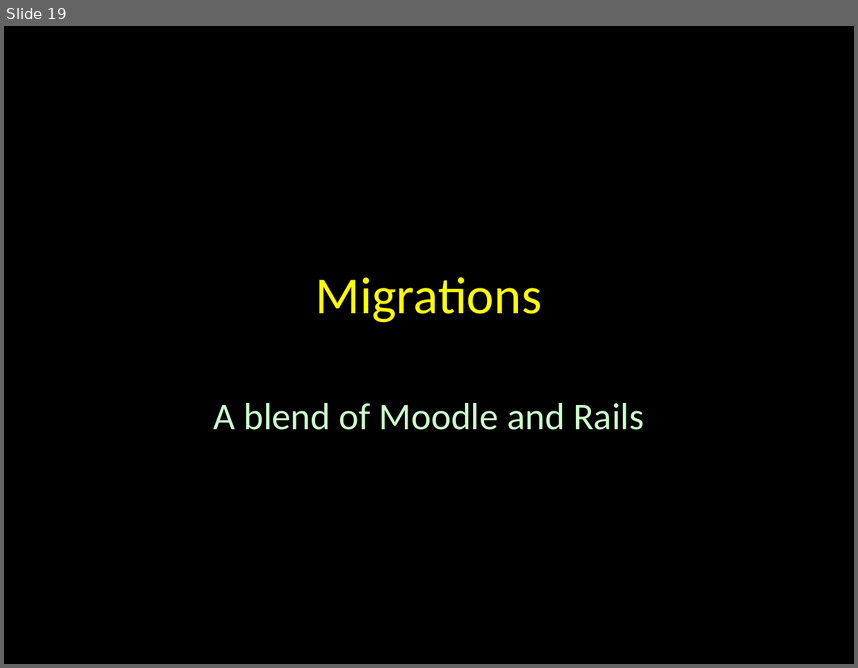
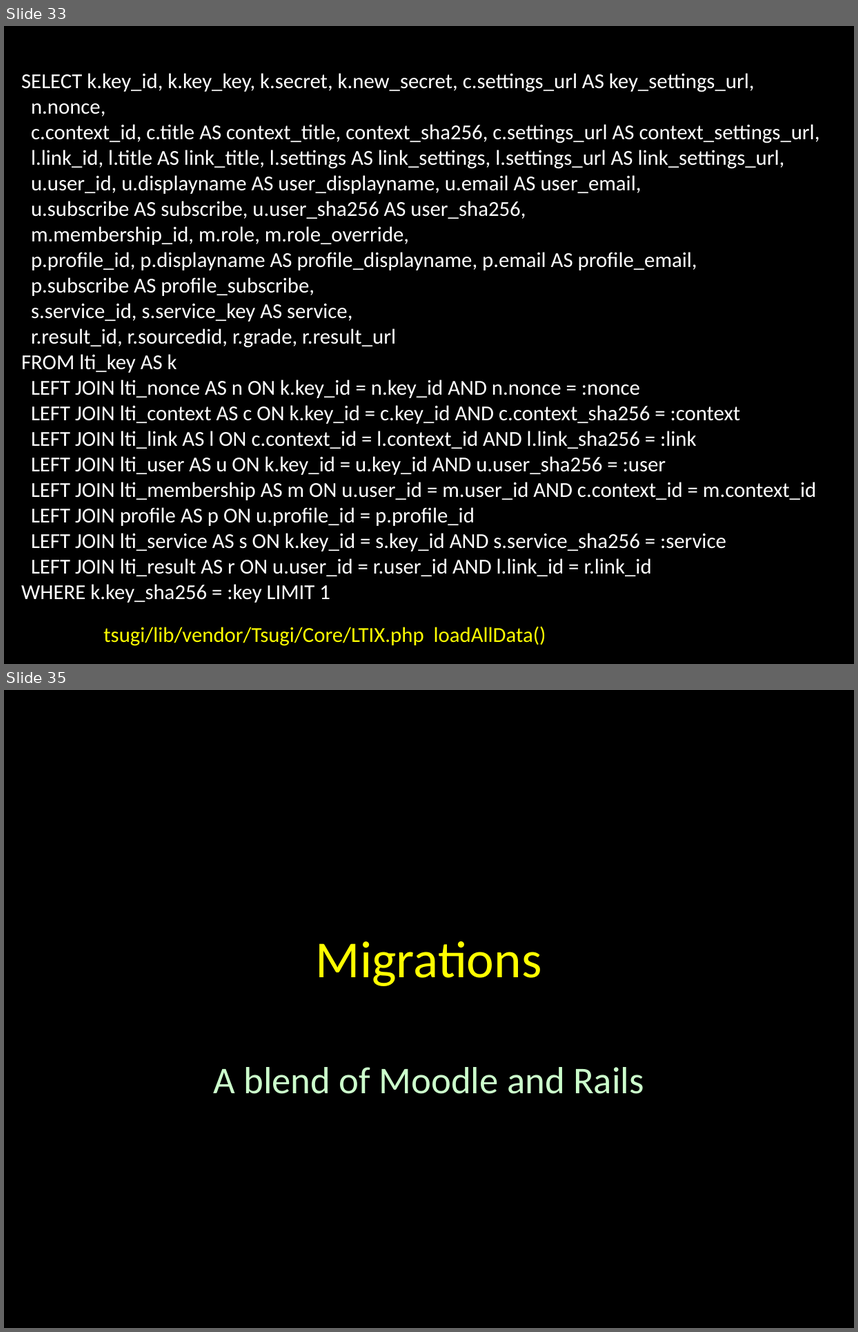
Before and after one commit to tsugiproject/tsugi, a slide deck: docs/lectures/02-Data-Model.pptx. Shown one above the other, each under a label of ours: slide 19 before the commit, slides 33 and 35 after it; the slides between them are not shown. The pictures are 858x668 and 858x1332 pixels, drawn with LibreOffice and Linux fonts; fonts in the diff are those of the drawing. Boxes give left, top, right and bottom in pixels: in the first picture for what was removed or moved away, otherwise in the second. Text is boxed around its words. In the diff, an @@ line names an element or a change of style, - is before the commit and + after.

```diff
--- a/docs/lectures/02-Data-Model.pptx
+++ b/docs/lectures/02-Data-Model.pptx
@@ slide 33 added at <box>4,26,854,664</box>, background #000000 @@
@@ text added at <box>21,73,820,602</box>, 18 pt, text #FFFFFF @@
+SELECT k.key_id, k.key_key, k.secret, k.new_secret, c.settings_url AS key_settings_url,
+n.nonce,
+c.context_id, c.title AS context_title, context_sha256, c.settings_url AS context_settings_url,
+l.link_id, l.title AS link_title, l.settings AS link_settings, l.settings_url AS link_settings_url,
+u.user_id, u.displayname AS user_displayname, u.email AS user_email,
+u.subscribe AS subscribe, u.user_sha256 AS user_sha256,
+m.membership_id, m.role, m.role_override,
+p.profile_id, p.displayname AS profile_displayname, p.email AS profile_email,
+p.subscribe AS profile_subscribe,
+s.service_id, s.service_key AS service,
+r.result_id, r.sourcedid, r.grade, r.result_url
+FROM lti_key AS k
+LEFT JOIN lti_nonce AS n ON k.key_id = n.key_id AND n.nonce = :nonce
+LEFT JOIN lti_context AS c ON k.key_id = c.key_id AND c.context_sha256 = :context
+LEFT JOIN lti_link AS l ON c.context_id = l.context_id AND l.link_sha256 = :link
+LEFT JOIN lti_user AS u ON k.key_id = u.key_id AND u.user_sha256 = :user
+LEFT JOIN lti_membership AS m ON u.user_id = m.user_id AND c.context_id = m.context_id
+LEFT JOIN profile AS p ON u.profile_id = p.profile_id
+LEFT JOIN lti_service AS s ON k.key_id = s.key_id AND s.service_sha256 = :service
+LEFT JOIN lti_result AS r ON u.user_id = r.user_id AND l.link_id = r.link_id
+WHERE k.key_sha256 = :key LIMIT 1
@@ text added at <box>103,626,546,646</box>, 18 pt, text #FFFF00 @@
+tsugi/lib/vendor/Tsugi/Core/LTIX.php loadAllData()
@@ what was slide 19 is now slide 35 @@
```
Also in this commit, not shown: 4 slides changed, 15 other slides added.
